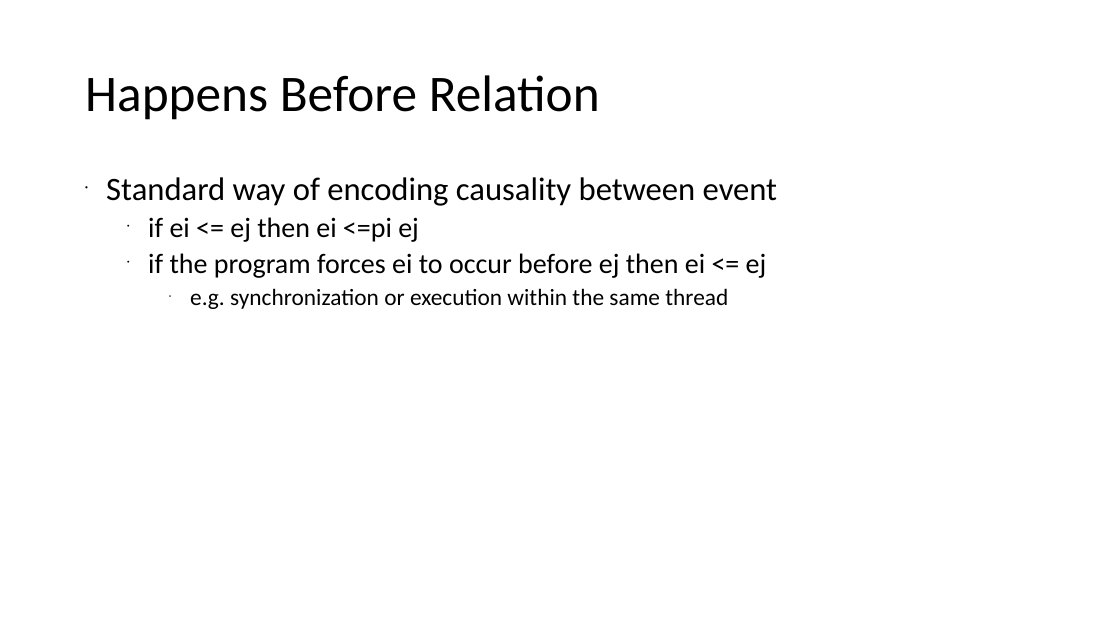
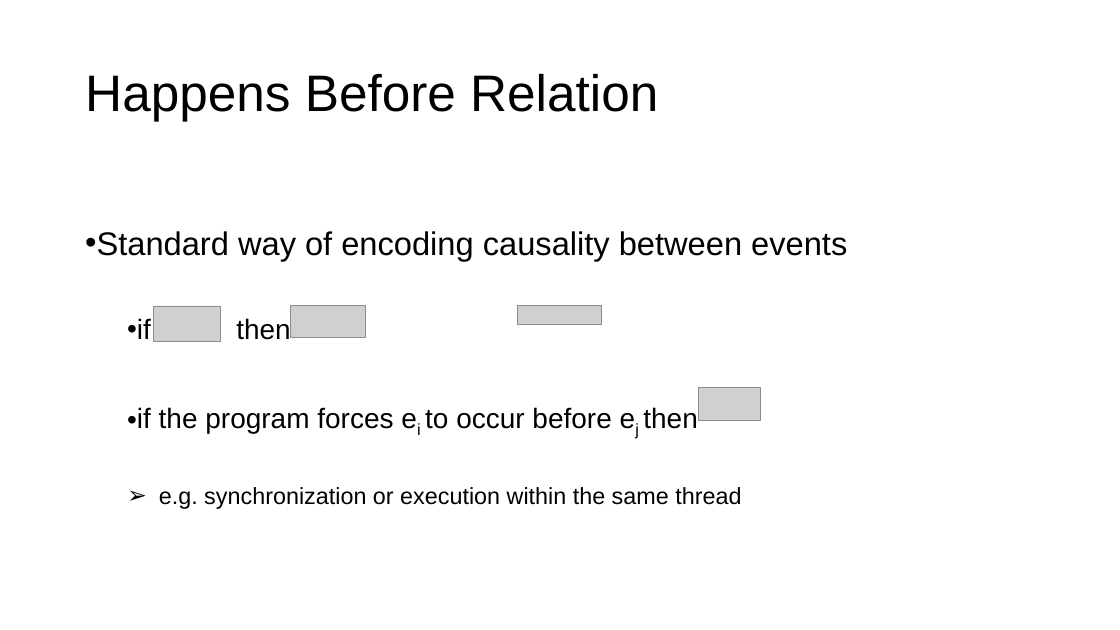
Before and after one commit to xiaohe27/Tasks, a slide deck: slide 12 of Slides/qual-presentation.ppt (slide 13 before the commit). Drawn at 1120x630 pixels with LibreOffice and Linux fonts; fonts in the diff are those of the drawing; grey boxes stand for pictures. Boxes give left, top, right and bottom in pixels: in the first picture for what was removed or moved away, otherwise in the second. Text is boxed around its words. In the diff, an @@ line names an element or a change of style, - is before the commit and + after.

```diff
--- a/Slides/qual-presentation.ppt
+++ b/Slides/qual-presentation.ppt
@@ title "Happens Before Relation" at (85, 73, 658, 121): font Calibri to Arial @@
@@ text at (85, 231, 847, 433): text changed; font Calibri to Arial @@
-• Standard way of encoding causality between event
-  • if ei <= ej then ei <=pi ej
-  • if the program forces ei to occur before ej then ei <= ej
+• Standard way of encoding causality between events
+  • if then
+  • if the program forces ei to occur before ej then
@@ picture added at (153, 306, 220, 341) @@
@@ picture added at (290, 306, 365, 338) @@
@@ picture added at (518, 305, 602, 325) @@
@@ picture added at (699, 388, 761, 421) @@
@@ text at (159, 487, 741, 509): font Calibri to Arial in "e.g. synchronization or execution within the same ..."; bullet • to ➢; line spacing 0.9 to 2.3 @@
```
Also in this commit, not shown: 14 other slides changed, 4 slides added, 3 slides removed, 2 other files.
